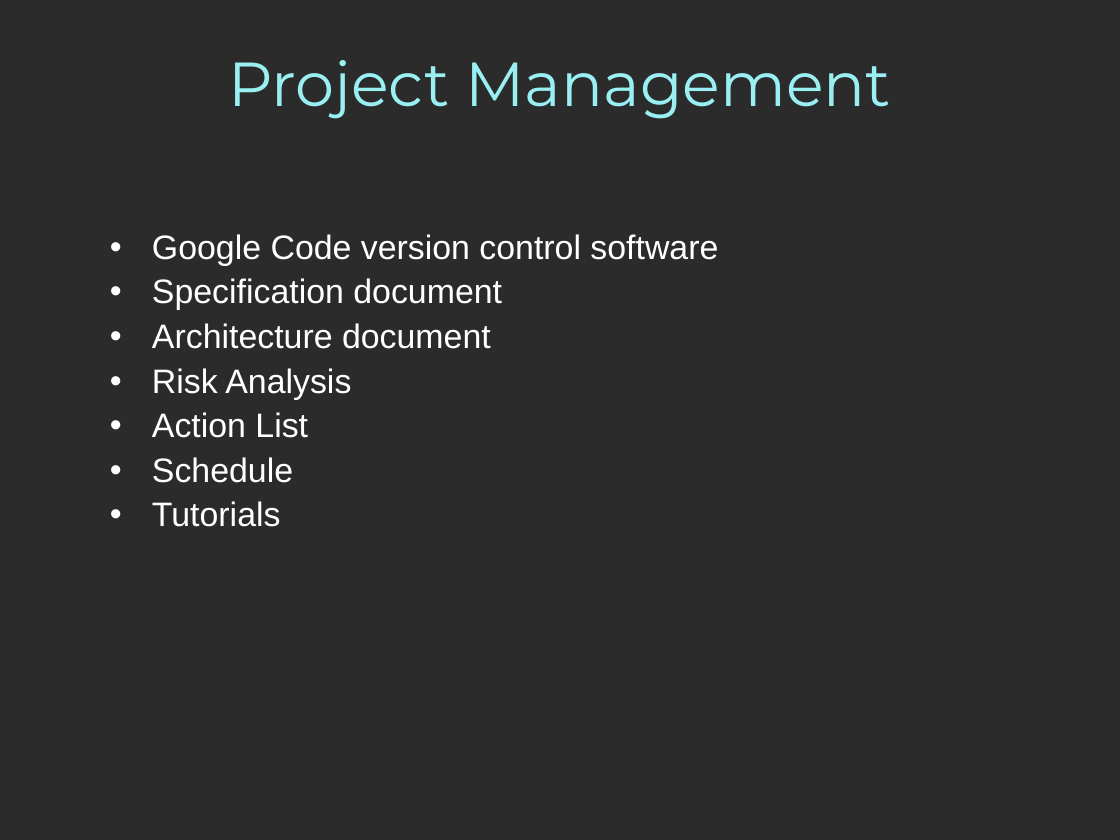
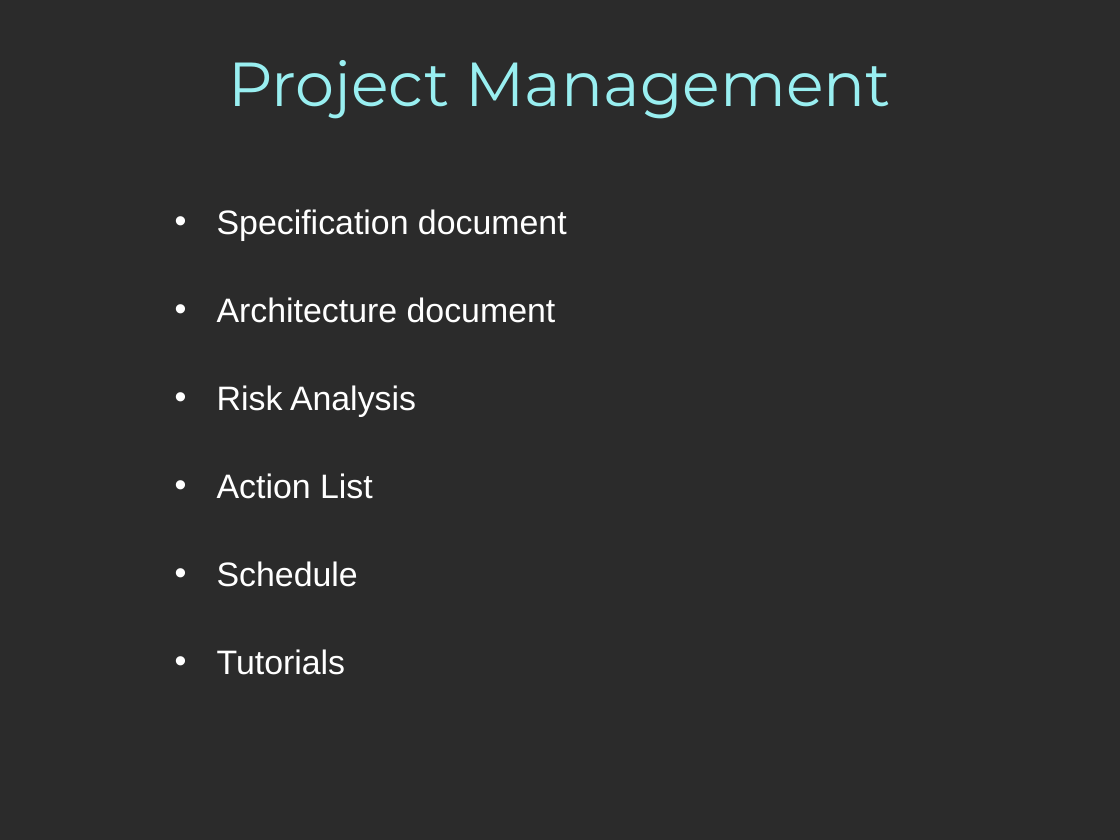
Before and after one commit to mgiorgino/xen-attitune, a slide deck: slide 35 of Docs/Anglais/PresentationAnglais.pptx (slide 34 before the commit). Drawn at 1120x840 pixels with LibreOffice and Linux fonts; fonts in the diff are those of the drawing; background and template pictures are left out; a plain dark background stands for a picture behind light text. Boxes give left, top, right and bottom in pixels: in the first picture for what was removed or moved away, otherwise in the second. Text is boxed around its words. In the diff, an @@ line names an element or a change of style, - is before the commit and + after.

```diff
--- a/Docs/Anglais/PresentationAnglais.pptx
+++ b/Docs/Anglais/PresentationAnglais.pptx
@@ text "Specification document": place and size @@
-text "Specification document" at [152,234,718,527]
+text "Specification document" at [217,209,567,675]
@@ text "Specification document" at [217,209,567,675]: line spacing 0.93 to 2 @@
@@ text at [152,234,718,266]: paragraph removed @@
-• Google Code version control software
```
Also in this commit, not shown: 19 other slides changed, 2 slides added, 2 slides removed.
